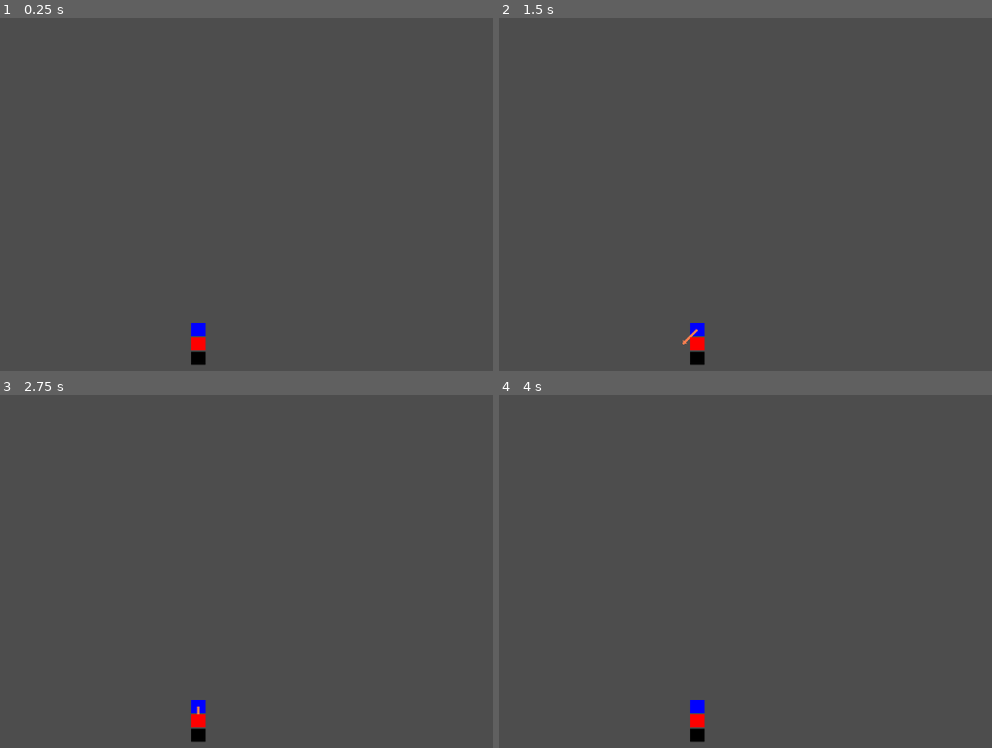
Above: before the commit, frames 1-4 (two rows, left to right).
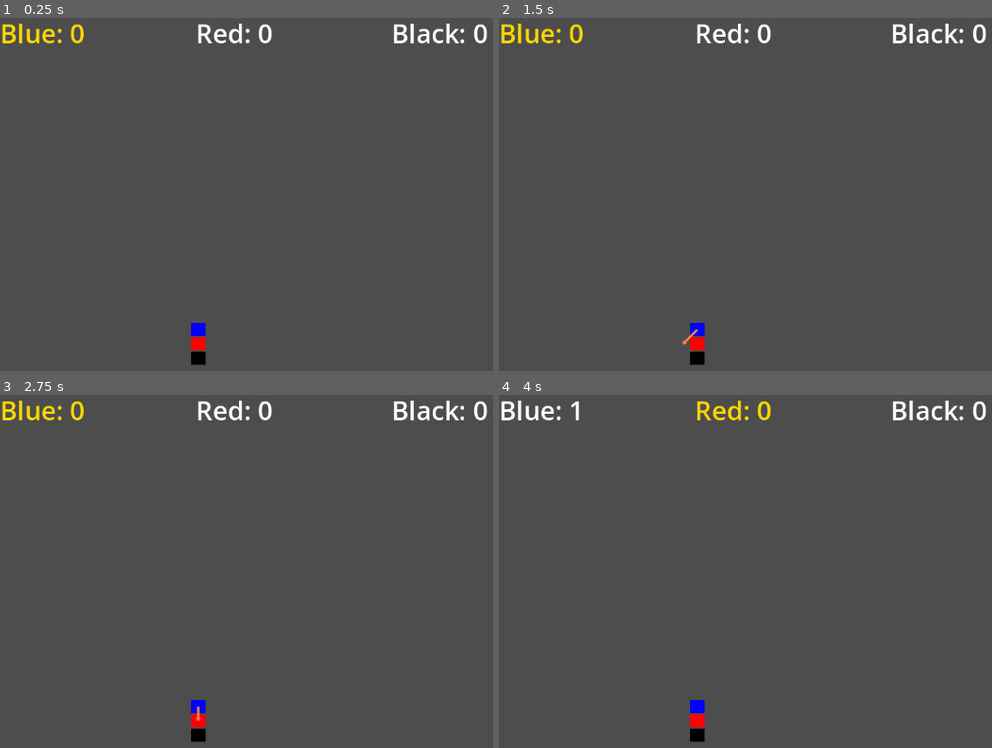
Above: after the commit, the same moments.

Repository: onegm/VectorRacing
Game: Godot game, scene res://scenes/level_0.tscn
Two runs of this game, one before a commit and one after it. Both use one fixed random seed, a clock stepped at 60 frames per second and the inputs below. This scene is started directly instead of the project's main scene.
Inputs (mouse positions are in pixels of both pictures, inside the frame that each line leads up to):
- Up to frame 1 (0.25 s): no input
- Up to frame 2 (1.5 s): tap Enter at 0.5 s; move the mouse to (outside the picture) at 0.52 s; tap Left (decrease_x_speed) at 0.6 s; tap R (reset) at 1.25 s; move the mouse to (725, 247) at 1.27 s; tap Down (decrease_y_speed) at 1.35 s
- Up to frame 3 (2.75 s): tap R (reset) at 2 s; move the mouse to (448, 511) at 2.02 s; tap Right (increase_x_speed) at 2.1 s
- Up to frame 4 (4 s): tap R (reset) at 2.75, 3.5 s; move the mouse to (839, 687) at 2.77 s; tap Up (increase_y_speed) at 2.85 s; move the mouse to (outside the picture) at 3.52 s; tap Space (next_move) at 3.6 s

The runs differ from the first frame. In frame 1, 1.3% of the frame differs, in the area x 0-99%, y 1-8%; in frame 2, 1.3%; in frame 3, 1.3%, in the area x 0-99%, y 1-93%; in frame 4, 1.2%.

Commit message:
decoupling and enhancing ui
decoupled hud motion vectors from level
Racer name highlighted on turn

Diff:
--- a/project.godot
+++ b/project.godot
@@ -18,6 +18,7 @@
 [autoload]
 
 Game="*res://scenes/game.tscn"
+SignalBus="*res://scripts/signal_bus.gd"
 
 [input]
 
--- a/scenes/level_0.tscn
+++ b/scenes/level_0.tscn
@@ -1,15 +1,8 @@
-[gd_scene load_steps=5 format=3 uid="uid://cd3nh17nw5mht"]
+[gd_scene load_steps=3 format=3 uid="uid://cd3nh17nw5mht"]
 
-[ext_resource type="PackedScene" uid="uid://ci2moriwd6kfu" path="res://scenes/racer_spawner.tscn" id="1_h3qmy"]
 [ext_resource type="Script" path="res://scripts/level.gd" id="1_ka7v8"]
-[ext_resource type="PackedScene" uid="uid://cxs23b0f7jhoc" path="res://scenes/input_manager.tscn" id="2_do57o"]
-[ext_resource type="PackedScene" uid="uid://dsw4a5unh172u" path="res://scenes/track_0.tscn" id="3_rbo46"]
+[ext_resource type="PackedScene" uid="uid://dsw4a5unh172u" path="res://scenes/tracks/track_0.tscn" id="2_ey2hx"]
 
 [node name="Level0" type="Node2D"]
 script = ExtResource("1_ka7v8")
-
-[node name="RacerSpawner" parent="." instance=ExtResource("1_h3qmy")]
-
-[node name="InputManager" parent="." instance=ExtResource("2_do57o")]
-
-[node name="Track" parent="." instance=ExtResource("3_rbo46")]
+track_scene = ExtResource("2_ey2hx")
--- a/scenes/motion_vectors.tscn
+++ /dev/null
@@ -1,6 +0,0 @@
-[gd_scene load_steps=2 format=3 uid="uid://cn3ke47vqw46b"]
-
-[ext_resource type="Script" path="res://scripts/motion_vectors.gd" id="1_ug4kg"]
-
-[node name="MotionVectors" type="Node2D"]
-script = ExtResource("1_ug4kg")
--- a/scenes/racer.tscn
+++ b/scenes/racer.tscn
@@ -1,7 +1,6 @@
-[gd_scene load_steps=5 format=3 uid="uid://k168nlrpoctb"]
+[gd_scene load_steps=4 format=3 uid="uid://k168nlrpoctb"]
 
 [ext_resource type="Script" path="res://scripts/racer.gd" id="1_iypdr"]
-[ext_resource type="PackedScene" uid="uid://cn3ke47vqw46b" path="res://scenes/motion_vectors.tscn" id="5_5u2gt"]
 
 [sub_resource type="CanvasTexture" id="CanvasTexture_rtcxq"]
 
@@ -18,5 +17,3 @@
 
 [node name="CollisionShape2D" type="CollisionShape2D" parent="."]
 shape = SubResource("RectangleShape2D_v26bx")
-
-[node name="MotionVectors" parent="." instance=ExtResource("5_5u2gt")]
--- /dev/null
+++ b/scenes/ui/hud.tscn
@@ -0,0 +1,22 @@
+[gd_scene load_steps=3 format=3 uid="uid://pv5ojln4w7xj"]
+
+[ext_resource type="Script" path="res://scripts/hud.gd" id="1_yde2r"]
+
+[sub_resource type="LabelSettings" id="LabelSettings_5rafs"]
+font_size = 40
+
+[node name="HUD" type="Control"]
+layout_mode = 3
+anchors_preset = 15
+anchor_right = 1.0
+anchor_bottom = 1.0
+grow_horizontal = 2
+grow_vertical = 2
+script = ExtResource("1_yde2r")
+
+[node name="MovesLabel" type="Label" parent="."]
+layout_mode = 0
+offset_right = 40.0
+offset_bottom = 23.0
+text = "Moves: 000"
+label_settings = SubResource("LabelSettings_5rafs")
--- /dev/null
+++ b/scenes/ui/hud_spawner.tscn
@@ -0,0 +1,6 @@
+[gd_scene load_steps=2 format=3 uid="uid://cgtaxpfvupde6"]
+
+[ext_resource type="Script" path="res://scripts/hud_spawner.gd" id="1_qvmyi"]
+
+[node name="HUDSpawner" type="Node2D"]
+script = ExtResource("1_qvmyi")
--- /dev/null
+++ b/scenes/ui/motion_vector_spawner.tscn
@@ -0,0 +1,6 @@
+[gd_scene load_steps=2 format=3 uid="uid://cn4mde583e2xk"]
+
+[ext_resource type="Script" path="res://scripts/motion_vector_spawner.gd" id="1_u77dy"]
+
+[node name="MotionVectorSpawner" type="Node2D"]
+script = ExtResource("1_u77dy")
--- /dev/null
+++ b/scenes/ui/motion_vectors.tscn
@@ -0,0 +1,7 @@
+[gd_scene load_steps=2 format=3 uid="uid://cn3ke47vqw46b"]
+
+[ext_resource type="Script" path="res://scripts/motion_vectors.gd" id="1_hn63u"]
+
+[node name="MotionVectors" type="Node2D"]
+z_index = 1
+script = ExtResource("1_hn63u")
--- /dev/null
+++ b/scenes/ui/ui.tscn
@@ -0,0 +1,21 @@
+[gd_scene load_steps=5 format=3 uid="uid://batmj5ti412pl"]
+
+[ext_resource type="Script" path="res://scripts/ui.gd" id="1_3bn5c"]
+[ext_resource type="PackedScene" uid="uid://b8vbosqfr4k" path="res://scenes/ui/win_screen.tscn" id="2_dbrf0"]
+[ext_resource type="PackedScene" uid="uid://cgtaxpfvupde6" path="res://scenes/ui/hud_spawner.tscn" id="3_ekakc"]
+[ext_resource type="PackedScene" uid="uid://cn4mde583e2xk" path="res://scenes/ui/motion_vector_spawner.tscn" id="4_xfgv2"]
+
+[node name="UI" type="CanvasLayer"]
+script = ExtResource("1_3bn5c")
+
+[node name="WinScreen" parent="." instance=ExtResource("2_dbrf0")]
+visible = false
+anchors_preset = 15
+anchor_left = 0.0
+anchor_top = 0.0
+anchor_right = 1.0
+anchor_bottom = 1.0
+
+[node name="HUDSpawner" parent="." instance=ExtResource("3_ekakc")]
+
+[node name="MotionVectorSpawner" parent="." instance=ExtResource("4_xfgv2")]
--- a/scripts/game.gd
+++ b/scripts/game.gd
@@ -10,7 +10,7 @@
 
 @onready var current_level : PackedScene = load("res://scenes/level_1.tscn")
 @onready var main_menu : PackedScene = load("res://scenes/start_page.tscn")
-@onready var win_screen : PackedScene = load("res://scenes/win_screen.tscn")
+@onready var win_screen : PackedScene = load("res://scenes/ui/win_screen.tscn")
 
 func set_num_players(num : int):
 	num_players = num
--- /dev/null
+++ b/scripts/hud.gd
@@ -0,0 +1,24 @@
+extends Control
+
+@onready var moves_label = $MovesLabel
+var racer : Racer
+
+func _ready():
+	update_label()
+
+func set_racer(new_racer : Racer):
+	racer = new_racer
+	racer.started_moving.connect(update_label)
+	racer.crashed.connect(update_label)
+	racer.my_turn.connect(on_my_turn)
+	racer.not_my_turn.connect(on_not_my_turn)
+
+
+func update_label(_velocity = Vector2.ZERO):
+	moves_label.set_text(racer.name + ": " + str(racer.get_moves()))
+
+func on_my_turn():
+	moves_label.modulate = Color.GOLD
+
+func on_not_my_turn():
+	moves_label.set_modulate(Color.WHITE)
--- /dev/null
+++ b/scripts/hud_spawner.gd
@@ -0,0 +1,16 @@
+extends Node2D
+
+@export var hud_scene : PackedScene = preload("res://scenes/ui/hud.tscn")
+
+
+var num_huds = 0
+
+func _ready():
+	SignalBus.racer_spawned.connect(on_racer_spawned)
+
+func on_racer_spawned(racer : Racer):
+	var hud = hud_scene.instantiate()
+	hud.set_racer(racer)
+	hud.set_position(Vector2(300*num_huds, 0))
+	add_child(hud)
+	num_huds += 1
--- a/scripts/level.gd
+++ b/scripts/level.gd
@@ -1,9 +1,16 @@
 extends Node2D
 
-@onready var track = $Track
-@onready var input_manager = $InputManager
+@export var ui_scene : PackedScene = preload("res://scenes/ui/ui.tscn")
+@export var racer_spawner_scene : PackedScene = preload("res://scenes/racer_spawner.tscn")
+@export var input_manager_scene : PackedScene = preload("res://scenes/input_manager.tscn")
+@export var track_scene : PackedScene
 
-var racers
+@onready var ui = ui_scene.instantiate()
+@onready var racer_spawner = racer_spawner_scene.instantiate()
+@onready var input_manager = input_manager_scene.instantiate()
+@onready var track = track_scene.instantiate()
+
+var racers = []
 var current_racer
 var current_racer_idx = 0
 var finishers = []
@@ -11,15 +18,24 @@
 var min_moves = 2**60
 
 func _ready():
-	racers = $RacerSpawner.spawn_racers(Game.num_players, track.get_spawn_point(), track.spawn_rotation)
-	for racer in racers:
-		add_child(racer)
+	SignalBus.racer_spawned.connect(on_racer_spawned)
+
+	add_child(input_manager)
+	add_child(track)
+	add_child(racer_spawner)
+	add_child(ui)
+
+	racer_spawner.spawn_racers(track.get_spawn_point(), track.spawn_rotation)
 	current_racer = racers[current_racer_idx]
+	current_racer.my_turn.emit()
 
 	track.track_exited.connect(on_track_exited)
 	track.racer_won.connect(on_racer_finished)
 	input_manager.reset_pressed.connect(reset)
 	input_manager.next_pressed.connect(on_next_pressed)
+
+func on_racer_spawned(racer : Racer):
+	racers.append(racer)
 
 func _process(_delta):
 	if any_racer_in_motion() || !race_is_active:
@@ -53,10 +69,8 @@
 
 func end_race():
 	race_is_active = false
-	var win_screen = Game.win_screen.instantiate()
-	add_child(win_screen)
-	win_screen.set_winner(determine_winner())
-	win_screen.set_position(get_viewport_rect().size / 2)
+	var winners = determine_winner()
+	SignalBus.race_ended.emit(winners)
 
 func determine_winner():
 	var winners = []
@@ -66,10 +80,12 @@
 	return winners
 
 func update_current_racer():
+	current_racer.not_my_turn.emit()
 	current_racer_idx += 1
 	if(current_racer_idx >= racers.size()):
 		current_racer_idx = 0
 	current_racer = racers[current_racer_idx]
+	current_racer.my_turn.emit()
 
 func any_racer_in_motion() -> bool:
 	return racers.any(func(racer): return racer.is_in_motion)
--- /dev/null
+++ b/scripts/motion_vector_spawner.gd
@@ -0,0 +1,10 @@
+extends Node2D
+
+@export var motion_vector_scene : PackedScene = preload("res://scenes/ui/motion_vectors.tscn")
+
+func _ready():
+	SignalBus.racer_spawned.connect(on_racer_spawned)
+
+func on_racer_spawned(racer : Racer):
+	var motion_vectors = motion_vector_scene.instantiate()
+	motion_vectors.set_racer(racer)
--- a/scripts/motion_vectors.gd
+++ b/scripts/motion_vectors.gd
@@ -1,11 +1,21 @@
 extends Node2D
 
+var racer : Racer
 var velocity : Vector2 = Vector2.ZERO
 var acceleration : Vector2 = Vector2.ZERO
 
 const ARROW_HEAD_SCALE = Game.TILE_SIZE / 5.0
 
 @onready var vector_mode = Game.vector_mode
+
+func set_racer(new_racer : Racer):
+	racer = new_racer
+	racer.started_moving.connect(set_new_velocity)
+	racer.updated_target.connect(set_new_acceleration)
+	racer.crashed.connect(reset)
+	racer.resetted.connect(reset)
+
+	racer.add_child(self)
 
 func set_new_velocity(new_velocity : Vector2):
 	velocity = new_velocity
--- a/scripts/racer.gd
+++ b/scripts/racer.gd
@@ -2,7 +2,6 @@
 class_name Racer
 
 @onready var vehicle = $Vehicle
-@onready var motion_vectors = $MotionVectors
 @onready var current_target = global_position
 @onready var temp_target = global_position
 
@@ -12,6 +11,13 @@
 var initial_position
 var vehicle_color : Color
 var moves = 0
+
+signal started_moving(move_velocity : Vector2)
+signal updated_target(target_change_vector : Vector2)
+signal crashed
+signal resetted
+signal my_turn
+signal not_my_turn
 
 func _ready():
 	colorize()
@@ -23,7 +29,7 @@
 		global_position += velocity*delta
 		if distance_from_target < 5:
 			global_position = current_target
-			is_in_motion = false
+			stop_moving()
 
 func set_initial_position(new_position : Vector2 = Vector2.ZERO):
 	initial_position = new_position
@@ -33,7 +39,7 @@
 func update_target_position(dx:float, dy:float):
 	var target_change_vector = Vector2(dx*tile_size, dy*tile_size)
 	temp_target = global_position + velocity + target_change_vector
-	motion_vectors.set_new_acceleration(target_change_vector)
+	updated_target.emit(target_change_vector)
 
 func move():
 	if is_in_motion:
@@ -42,22 +48,27 @@
 	moves += 1
 	current_target = temp_target
 	velocity = current_target - global_position
-	motion_vectors.set_new_velocity(velocity)
-	is_in_motion = true
+	start_moving()
 
 func reset(new_position : Vector2 = initial_position):
 	global_position = new_position
 	velocity = Vector2.ZERO
 	current_target = new_position
 	temp_target = new_position
-	motion_vectors.reset()
-	is_in_motion = false
+	stop_moving()
 
 func crash_reset():
 	var pre_crash_position = current_target - velocity
 	moves += 5
-	print(moves)
 	reset(pre_crash_position)
+	crashed.emit()
+
+func start_moving():
+	is_in_motion = true
+	started_moving.emit(velocity)
+
+func stop_moving():
+	is_in_motion = false
 
 func get_moves():
 	return moves
--- a/scripts/racer_spawner.gd
+++ b/scripts/racer_spawner.gd
@@ -1,14 +1,15 @@
 extends Node2D
 
 @export var racer_scene : PackedScene = null
+@onready var num_players = Game.num_players
 
 var racers = []
 var spawn_points
 var colors = [Color.BLUE, Color.RED, Color.BLACK, Color.DARK_GREEN]
 var names = ["Blue", "Red", "Black", "Green"]
 
-func spawn_racers(num_players : int, spawn_position: Vector2, spawn_rotation : float):
-	set_spawn_points(num_players)
+func spawn_racers(spawn_position: Vector2, spawn_rotation : float):
+	set_spawn_points()
 	set_spawn_position_center(spawn_position)
 	set_spawn_rotation(spawn_rotation)
 	for i in num_players:
@@ -17,10 +18,13 @@
 		racer.set_initial_position(spawn_point.global_position)
 		racer.set_color(colors[i])
 		racer.set_name(names[i])
+		add_child(racer)
 		racers.append(racer)
+		SignalBus.racer_spawned.emit(racer)
+
 	return racers
 
-func set_spawn_points(num_players):
+func set_spawn_points():
 	if num_players == 1:
 		spawn_points = $OnePlayer
 	elif num_players == 2:
--- /dev/null
+++ b/scripts/signal_bus.gd
@@ -0,0 +1,4 @@
+extends Node
+
+signal racer_spawned(racer : Racer)
+signal race_ended(winners : Array)
--- /dev/null
+++ b/scripts/ui.gd
@@ -0,0 +1,10 @@
+extends CanvasLayer
+
+@onready var win_screen = $WinScreen
+
+func _ready():
+	SignalBus.race_ended.connect(on_race_ended)
+
+func on_race_ended(winners : Array):
+	win_screen.set_winner(winners)
+	win_screen.visible = true
Renamed: scenes/track_0.tscn -> scenes/tracks/track_0.tscn
Renamed: scenes/track_1.tscn -> scenes/tracks/track_1.tscn
Renamed: scenes/win_screen.tscn -> scenes/ui/win_screen.tscn
Not shown, added: scenes/lev62D9.tmp
Not shown, added: scenes/levBEA8.tmp
